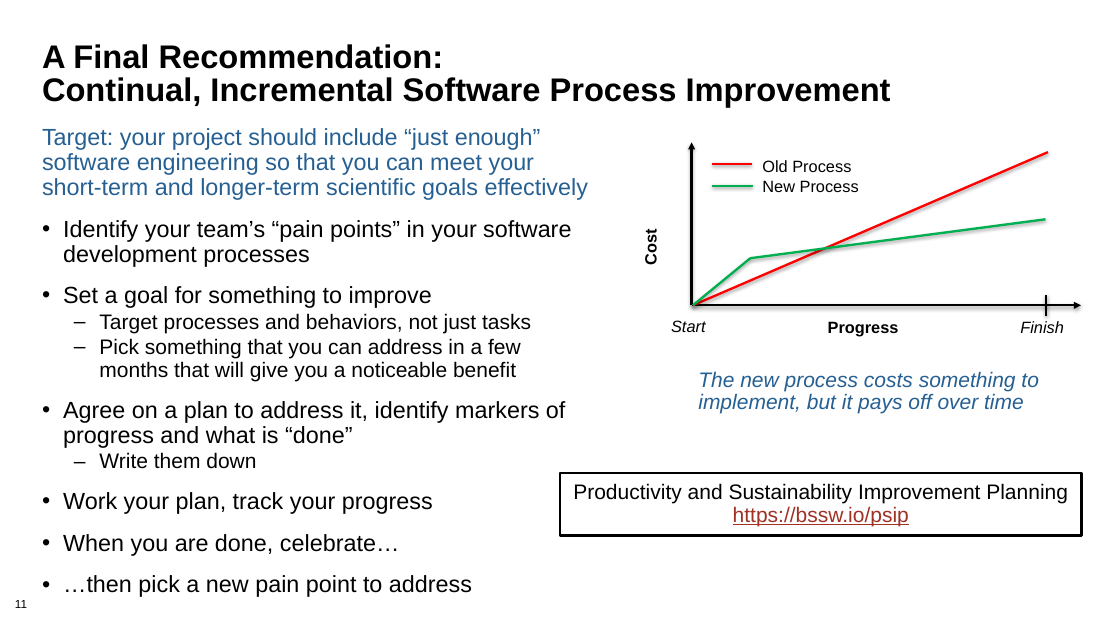
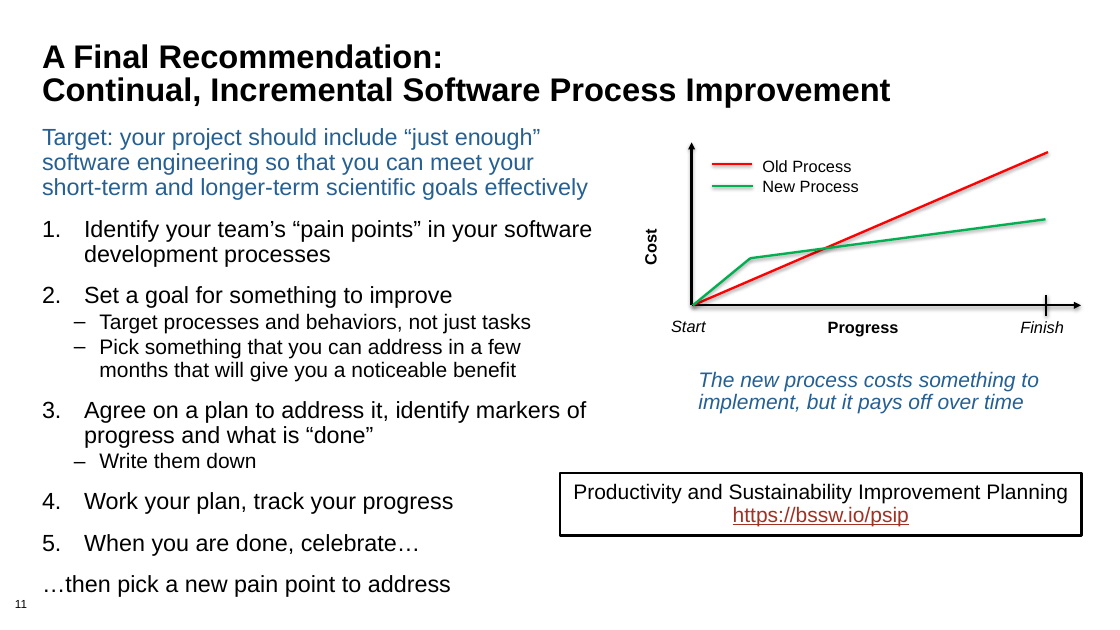
Before and after one commit to betterscientificsoftware/bssw-tutorial, a slide deck: slide 11 of presentations/summary.pptx. Drawn at 1120x630 pixels with LibreOffice and Linux fonts; fonts in the diff are those of the drawing; background and template pictures are left out. Boxes give left, top, right and bottom in pixels: in the first picture for what was removed or moved away, otherwise in the second. Text is boxed around its words. In the diff, an @@ line names an element or a change of style, - is before the commit and + after.

Commit message:
Change from bulleted to numbered steps in PSIP process

```diff
--- a/presentations/summary.pptx
+++ b/presentations/summary.pptx
@@ text at box(42, 220, 592, 597): bullet • to 1.; bullet • to none @@
```
